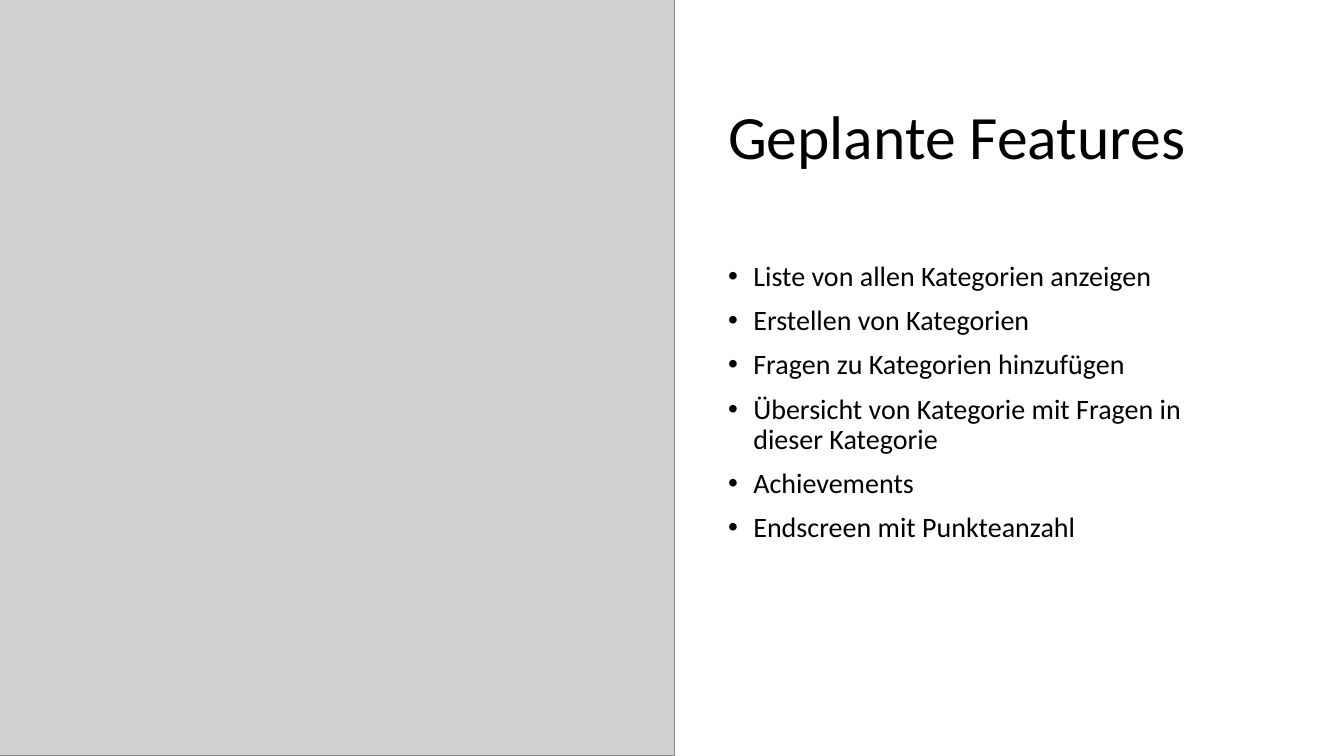
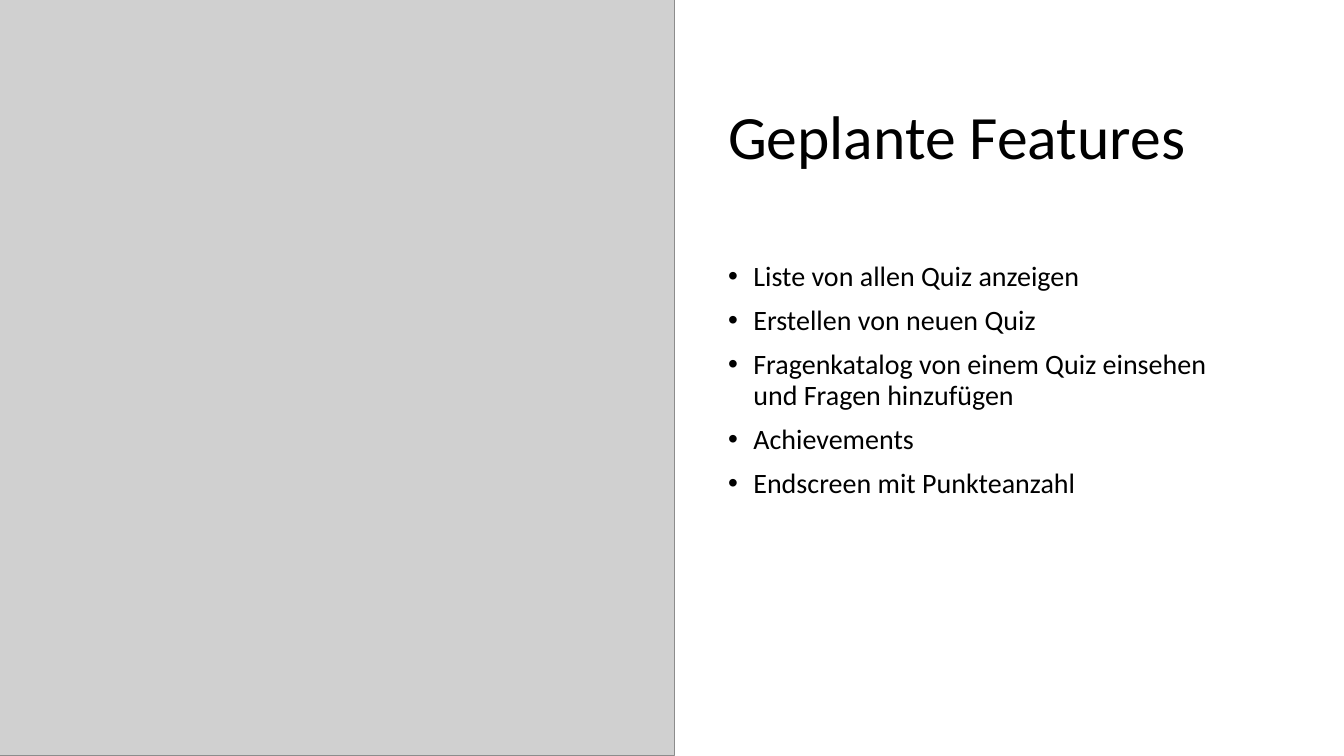
Before and after one commit to Rekenar/AppDev-Project, a slide deck: slide 3 of Kahoot-Klon.pptx (slide 2 before the commit). Drawn at 1344x756 pixels with LibreOffice and Linux fonts; fonts in the diff are those of the drawing; grey boxes stand for pictures. Boxes give left, top, right and bottom in pixels: in the first picture for what was removed or moved away, otherwise in the second. Text is boxed around its words. In the diff, an @@ line names an element or a change of style, - is before the commit and + after.

```diff
--- a/Kahoot-Klon.pptx
+++ b/Kahoot-Klon.pptx
@@ text at (753, 266, 1206, 410): text changed @@
-• Liste von allen Kategorien anzeigen
-• Erstellen von Kategorien
-• Fragen zu Kategorien hinzufügen
-• Übersicht von Kategorie mit Fragen in dieser Kategorie
+• Liste von allen Quiz anzeigen
+• Erstellen von neuen Quiz
+• Fragenkatalog von einem Quiz einsehen und Fragen hinzufügen
```
Also in this commit, not shown: 1 other file.
